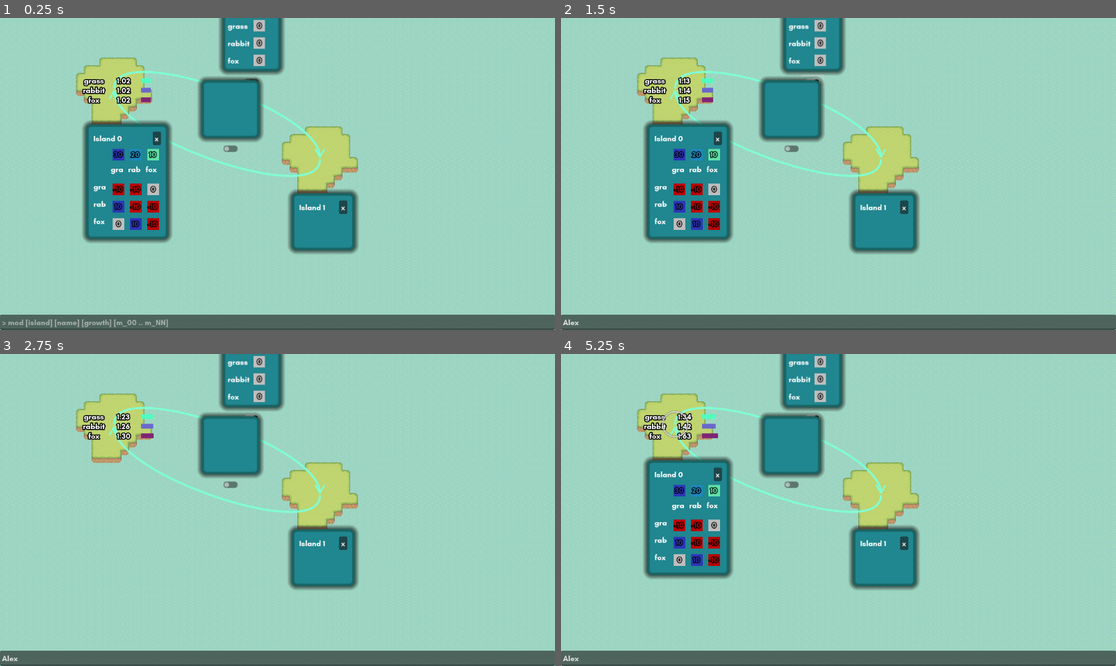
Above: before the commit, frames 1-4 (two rows, left to right).
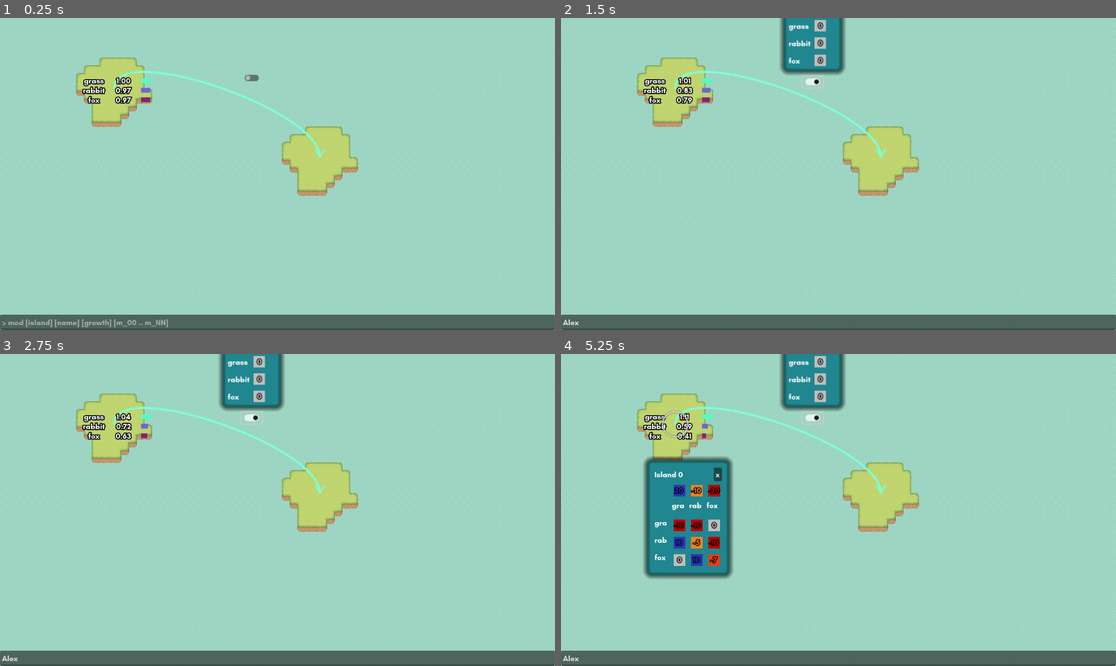
Above: after the commit, the same moments.

Repository: quimnuss/eco
Game: Godot game, scene res://scenes/world.tscn
Same seed, same stepped clock (60 frames per second), same inputs: the game is played once before the commit and once after it.
Inputs (mouse positions are in pixels of both pictures, inside the frame that each line leads up to):
- Up to frame 1 (0.25 s): no input
- Up to frame 2 (1.5 s): click (838, 323) at 0.52 s; type "Alex" at 0.6 s; click (810, 80) at 1.27 s
- Up to frame 3 (2.75 s): click (155, 475) at 2 s, where only the run before the commit has a clickable "x"
- Up to frame 4 (5.25 s): move the mouse to (821, 363) at 2.77 s; hold Up (ui_up) 2.78-3.53 s; click (821, 363) at 2.92 s; move the mouse to (821, 378) at 3.52 s; hold Down (ui_down) 3.53-4.28 s; click (821, 378) at 3.67 s; move the mouse to (821, 397) at 4.27 s; hold Up (ui_up) from 4.28 s (still down); click (821, 397) at 4.42 s; move the mouse to (677, 425) at 5.02 s; click (677, 425) at 5.17 s

The runs differ from the first frame. In frame 1, 14% of the frame differs, in the area x 14-65%, y 0-76%; in frame 2, 12%; in frame 3, 5.6%; in frame 4, 5.9%.

Commit message:
new: add species via migration, update samples, start world_rules, one line per island pair

Diff:
--- a/actors/glv_sample.gd
+++ b/actors/glv_sample.gd
@@ -10,3 +10,7 @@
 @export var growth : Array[float]
 
 @export var mutuality : Array[Array]
+
+@export var description : String
+
+@export var display_name : String
--- a/actors/island.gd
+++ b/actors/island.gd
@@ -51,7 +51,15 @@
     else:
         # TODO new species! where do we get the definition? we probably need a global dictionary
         # and islands apply modifiers?
-        pass
+        var from_island_species_index : int = from_island.glv.species_names.find(species_name)
+        # The species available do not match so mutuality matrices do not match either
+        #var new_species_mutuality : Array[float] = from_island.glv.mutuality[from_island_species_index]
+        var self_mutual_array : Array[float]
+        self_mutual_array.resize(glv.num_species+1)
+        self_mutual_array[glv.num_species] = from_island.glv.mutuality[from_island_species_index][from_island_species_index]
+        glv.add_species(species_name, self_mutual_array, from_island.glv.growth[from_island_species_index])
+        glv.densities[species_index] = migration_value
+        species_grid._on_glv_species_changed(glv.species_names, glv.mutuality, glv.growth)
 
 func _on_change_species(island : int, species_name : String, growth : float, mutuality : Array):
     if island_id == island:
@@ -66,4 +74,4 @@
         species_grid._on_glv_species_changed(glv.species_names, glv.mutuality, glv.growth)
 
 func _on_area_2d_island_clicked():
-    species_grid.visible = true
+    species_grid.visible = not species_grid.visible
--- a/actors/island.tscn
+++ b/actors/island.tscn
@@ -42,6 +42,7 @@
 script = ExtResource("4_q8gvr")
 
 [node name="SpeciesGrid" parent="." instance=ExtResource("6_e82f1")]
+visible = false
 anchors_preset = 2
 anchor_top = 1.0
 anchor_bottom = 1.0
--- a/actors/migration_line.tscn
+++ b/actors/migration_line.tscn
@@ -31,6 +31,7 @@
 alignment = 2
 
 [node name="Panel" type="Panel" parent="Path2D/Control"]
+visible = false
 custom_minimum_size = Vector2(100, 100)
 layout_mode = 2
 theme_override_styles/panel = ExtResource("3_1pg7r")
--- a/data/0_sample_0.tres
+++ b/data/0_sample_0.tres
@@ -9,3 +9,5 @@
 densities = Array[float]([])
 growth = Array[float]([])
 mutuality = Array[Array]([])
+description = "Empty GLVSample"
+display_name = "empty"
--- a/data/3_sample_0.tres
+++ b/data/3_sample_0.tres
@@ -1,4 +1,4 @@
-[gd_resource type="Resource" script_class="GLVSample" load_steps=2 format=3 uid="uid://civar63veinm5"]
+[gd_resource type="Resource" script_class="GLVSample" load_steps=2 format=3]
 
 [ext_resource type="Script" path="res://actors/glv_sample.gd" id="1_12wmr"]
 
@@ -9,3 +9,5 @@
 densities = Array[float]([1.0, 1.0, 1.0])
 growth = Array[float]([0.03, 0.02, 0.01])
 mutuality = Array[Array]([[-0.01, -0.01, 0], [0.01, -0.01, -0.01], [0, 0.01, -0.01]])
+description = ""
+display_name = ""
--- a/data/3_sample_1.tres
+++ b/data/3_sample_1.tres
@@ -9,3 +9,5 @@
 densities = Array[float]([1.0, 1.0, 1.0])
 growth = Array[float]([0.3, 0.2, 0.1])
 mutuality = Array[Array]([])
+description = "Impossible Growth x10 on a 3x3"
+display_name = "growth_x10_3x3"
--- /dev/null
+++ b/data/3_sample_2_negative_growth.tres
@@ -0,0 +1,13 @@
+[gd_resource type="Resource" script_class="GLVSample" load_steps=2 format=3 uid="uid://5pobprjlyqrf"]
+
+[ext_resource type="Script" path="res://actors/glv_sample.gd" id="1_jjn4p"]
+
+[resource]
+script = ExtResource("1_jjn4p")
+num_species = 3
+species_names = Array[String](["grass", "rabbit", "fox"])
+densities = Array[float]([1.0, 1.0, 1.0])
+growth = Array[float]([0.02, -0.01, -0.02])
+mutuality = Array[Array]([[-0.01, -0.01, 0], [0.01, -0.005, -0.01], [0, 0.01, -0.007]])
+description = ""
+display_name = ""
--- a/scenes/world.gd
+++ b/scenes/world.gd
@@ -8,9 +8,10 @@
     for island : Island in islands:
         cli.change_species.connect(island._on_change_species)
         for island_to : Island in islands:
-            if island == island_to:
+            if island == island_to or island.island_id > island_to.island_id:
                 continue
             if island.global_position.distance_to(island_to.global_position) < 500:
+                prints("Establishing migration line from",island.island_id,'-->',island_to.island_id)
                 var migration_line : MigrationLine = preload('res://actors/migration_line.tscn').instantiate()
                 migration_line.from_island = island
                 migration_line.to_island = island_to
--- a/scenes/world.tscn
+++ b/scenes/world.tscn
@@ -4,7 +4,7 @@
 [ext_resource type="Script" path="res://actors/glv_sample_creator.gd" id="2_3v2uy"]
 [ext_resource type="TileSet" uid="uid://bxwxldjtw4p8n" path="res://world/island_tileset.tres" id="2_re80x"]
 [ext_resource type="Script" path="res://actors/glv_sample.gd" id="3_dooye"]
-[ext_resource type="Resource" uid="uid://civar63veinm5" path="res://data/3_sample_0.tres" id="8_iaokd"]
+[ext_resource type="Resource" uid="uid://5pobprjlyqrf" path="res://data/3_sample_2_negative_growth.tres" id="8_mr4m2"]
 [ext_resource type="Script" path="res://actors/line_manager.gd" id="9_i1dus"]
 [ext_resource type="Script" path="res://scripts/global_input_handler.gd" id="10_vxdro"]
 [ext_resource type="Resource" uid="uid://cablv1ftn3kpc" path="res://data/0_sample_0.tres" id="11_ci86w"]
@@ -18,6 +18,8 @@
 densities = Array[float]([])
 growth = Array[float]([])
 mutuality = Array[Array]([])
+description = ""
+display_name = ""
 
 [node name="World" type="Node2D"]
 script = ExtResource("1_ikrqe")
@@ -51,7 +53,7 @@
 [node name="Island0" parent="." instance=ExtResource("11_q8qja")]
 position = Vector2(237, 146)
 island_id = 0
-glv_sample = ExtResource("8_iaokd")
+glv_sample = ExtResource("8_mr4m2")
 
 [node name="Island1" parent="." instance=ExtResource("11_q8qja")]
 position = Vector2(664, 289)
Not shown, changed: README.md
Not shown, changed: eco_gdd.md
Not shown, added: world_rules.md
